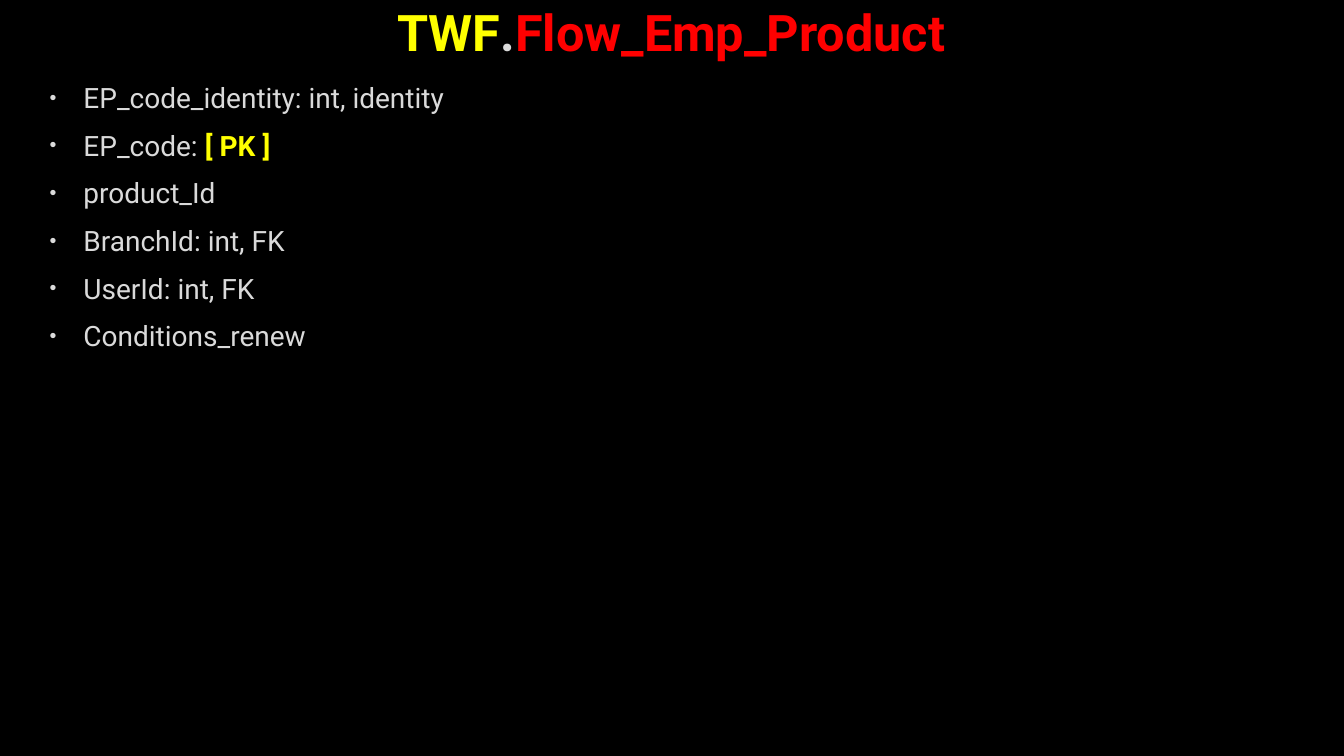
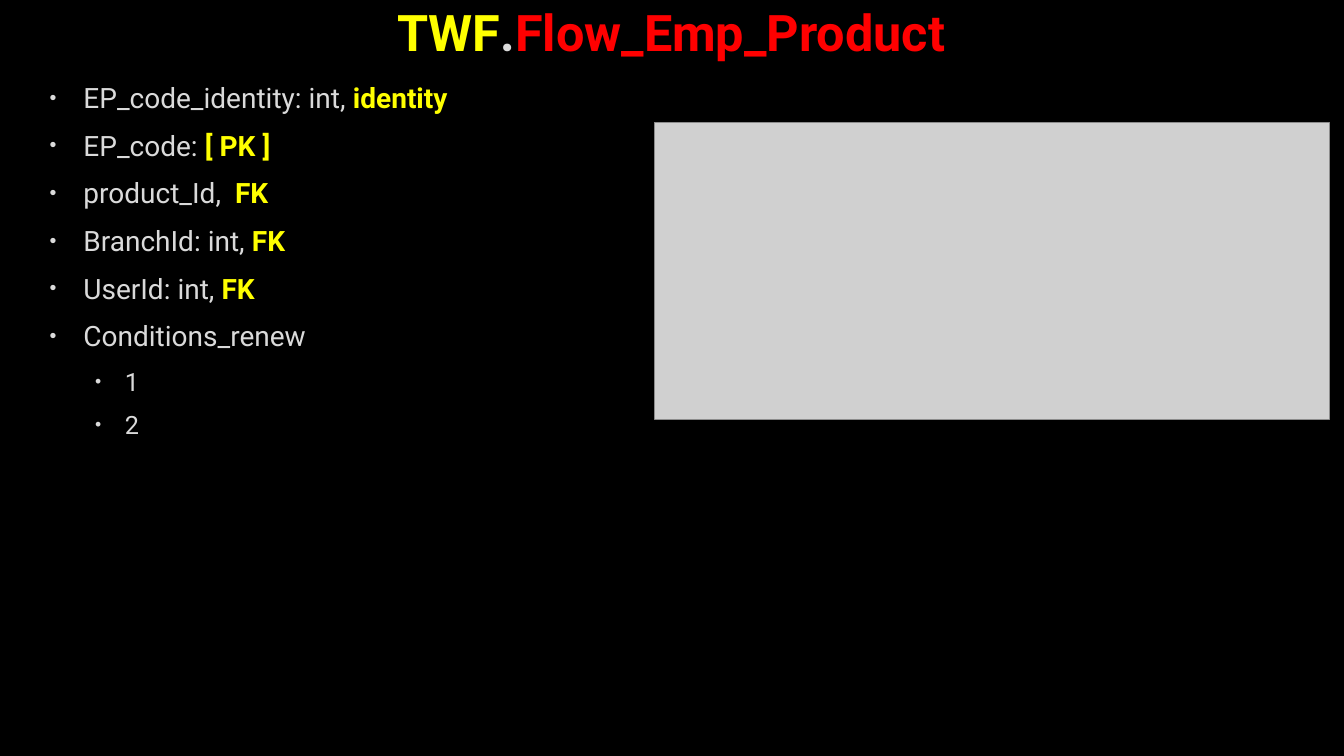
Before and after one commit to AhmedMohamedSamir1/Summary, a slide deck: slide 16 of Dot Net/Business.pptx (slide 15 before the commit). Drawn at 1344x756 pixels with LibreOffice and Linux fonts; fonts in the diff are those of the drawing; grey boxes stand for pictures; background and template pictures are left out. Boxes give left, top, right and bottom in pixels: in the first picture for what was removed or moved away, otherwise in the second. Text is boxed around its words. In the diff, an @@ line names an element or a change of style, - is before the commit and + after.

```diff
--- a/Dot Net/Business.pptx
+++ b/Dot Net/Business.pptx
@@ text at bbox=[83, 87, 448, 303]: text colour #DADADA to #FFFF00, bold on in "identity", "FK", "FK" @@
@@ picture added at bbox=[654, 123, 1330, 419] @@
@@ text at bbox=[83, 182, 268, 209]: text changed @@
-• product_Id
+• product_Id, FK
@@ text at bbox=[125, 373, 139, 434]: paragraphs added @@
+  • 1
+  • 2
```
Also in this commit, not shown: 6 other slides changed, 4 slides added, 5 other files.
